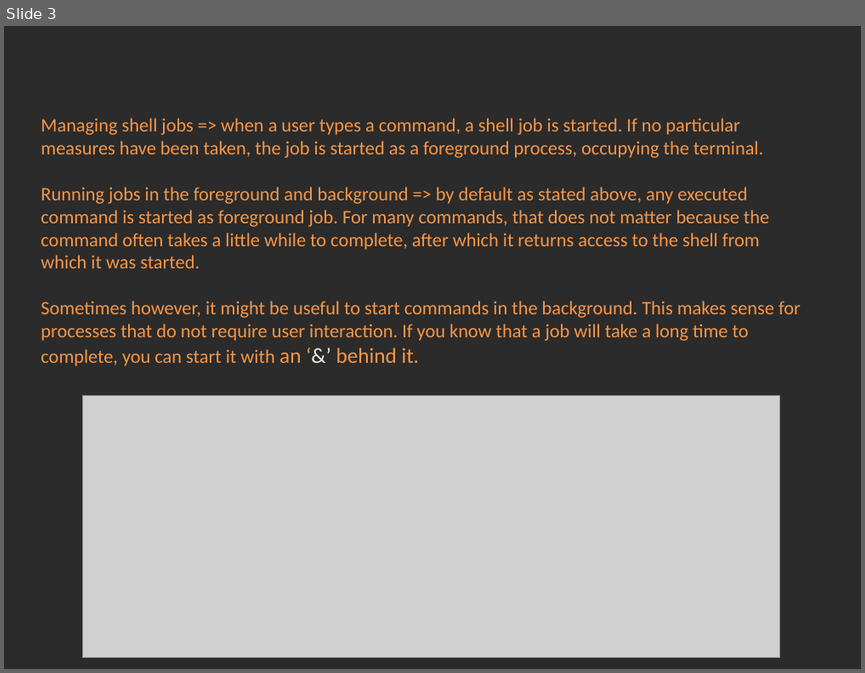
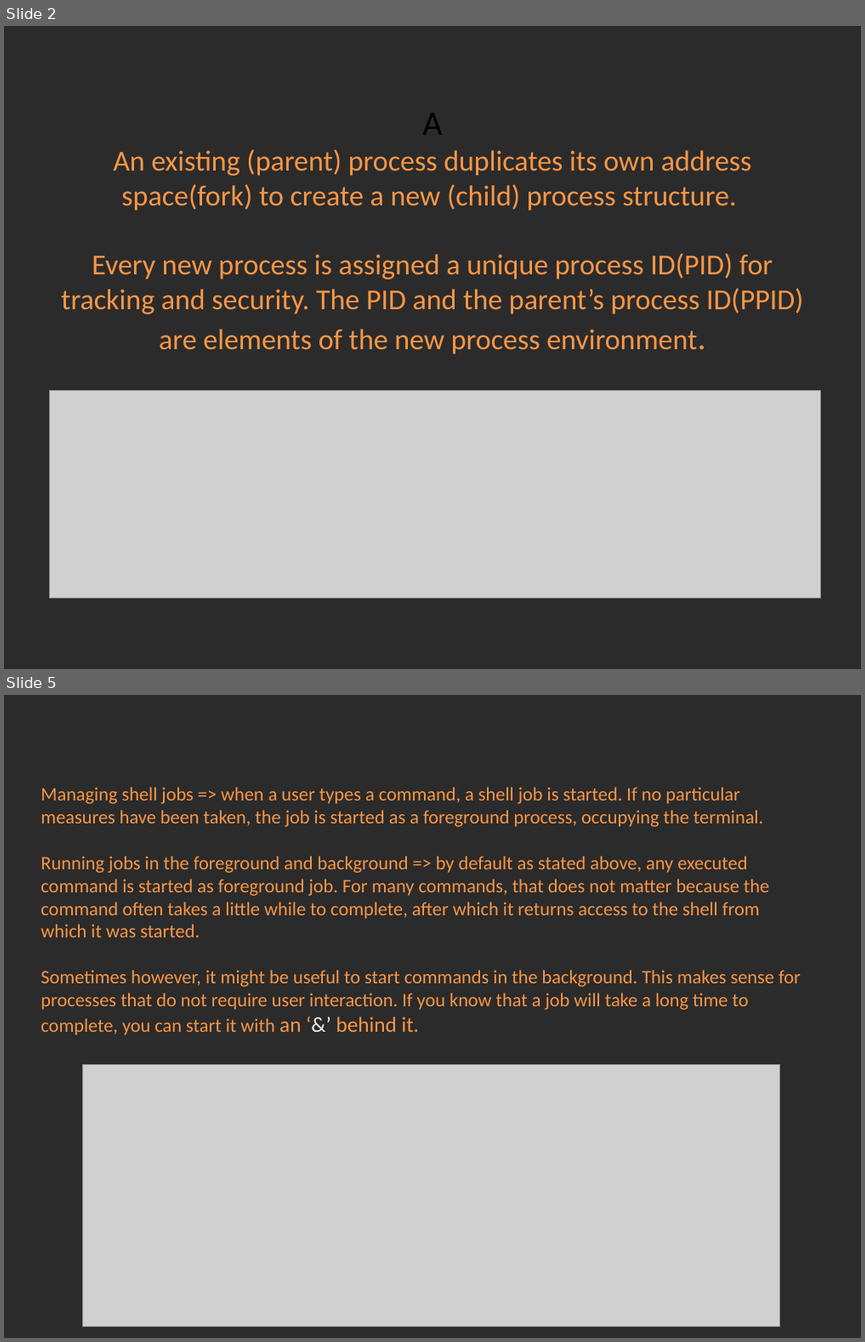
Before and after one commit to Academy-Soft-Intellect/Linux-Course, a slide deck: 7.Processes/07-Processes.pptx. Shown one above the other, each under a label of ours: slide 3 before the commit, slides 2 and 5 after it; the slides between them are not shown. The pictures are 865x673 and 865x1342 pixels, drawn with LibreOffice and Linux fonts; fonts in the diff are those of the drawing; grey boxes stand for pictures; background and template pictures are left out; a plain dark background stands for a picture behind light text. Boxes give left, top, right and bottom in pixels: in the first picture for what was removed or moved away, otherwise in the second. Text is boxed around its words. In the diff, an @@ line names an element or a change of style, - is before the commit and + after.

Commit message:
Processes.

```diff
--- a/7.Processes/07-Processes.pptx
+++ b/7.Processes/07-Processes.pptx
@@ slide 2 added at (4, 26, 861, 669), background picture (left out) @@
@@ title added at (61, 114, 803, 354), 24.3 pt, text #F79646 @@
+An
+A
+An existing (parent) process duplicates its own address space(fork) to create a new (child) process structure.
+Every new process is assigned a unique process ID(PID) for tracking and security. The PID and the parent’s process ID(PPID) are elements of the new process environment.
@@ picture added at (49, 390, 821, 598) @@
@@ what was slide 3 is now slide 5 @@
```
Also in this commit, not shown: 2 slides changed, 1 other slide added.
